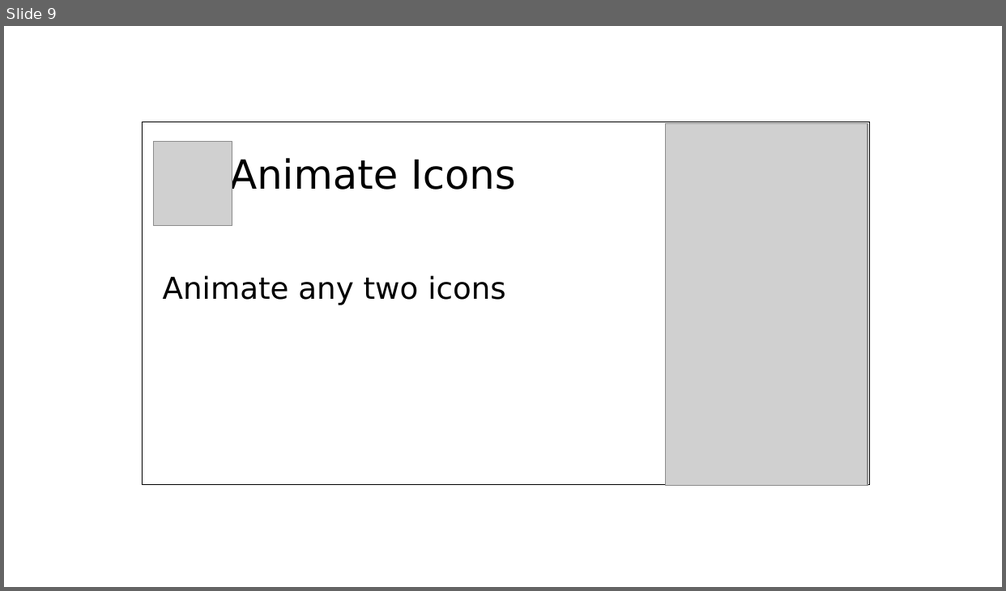
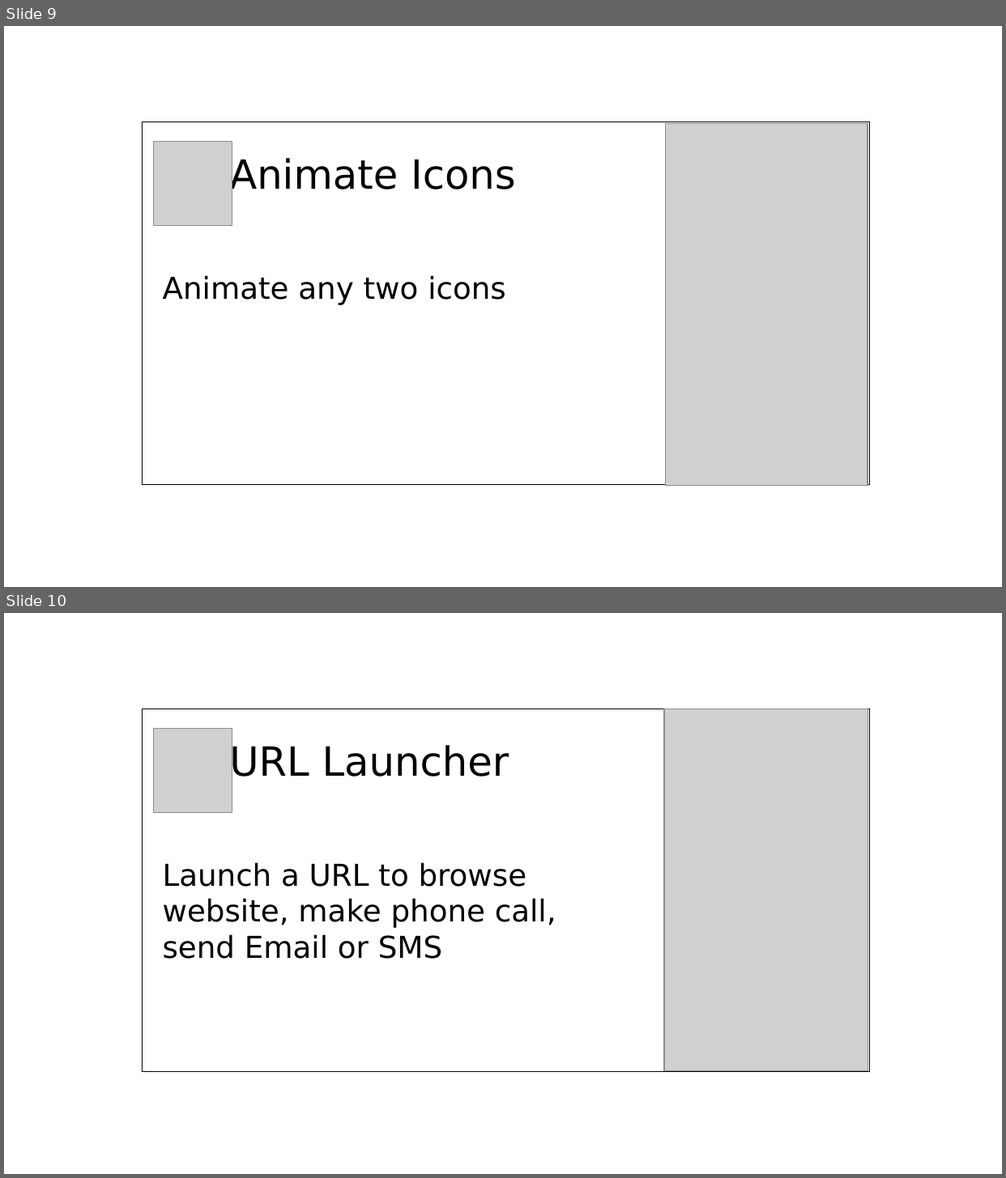
Before and after one commit to limcheekin/fluwix, a slide deck: doc/post-heading-design.odp. Shown one above the other, each under a label of ours: slide 9 before the commit, slides 9 and 10 after it. The pictures are 1006x591 and 1006x1178 pixels, drawn with LibreOffice and Linux fonts; fonts in the diff are those of the drawing; grey boxes stand for pictures. Boxes give left, top, right and bottom in pixels: in the first picture for what was removed or moved away, otherwise in the second. Text is boxed around its words. In the diff, an @@ line names an element or a change of style, - is before the commit and + after.

Commit message:
first import of url launcher

```diff
--- a/doc/post-heading-design.odp
+++ b/doc/post-heading-design.odp
@@ slide 10 added at (4,613,1002,1174), background #FFFFFF @@
@@ rectangle added at (143,709,870,1072), outline #000000 0 pt @@
@@ picture added at (664,709,868,1071) @@
@@ picture added at (153,728,232,812) @@
@@ text added at (163,743,556,959), 24 pt, text #000000 @@
+URL Launcher
+Launch a URL to browse website, make phone call, send Email or SMS
```
Also in this commit, not shown: 1 slide removed, 9 other files.
